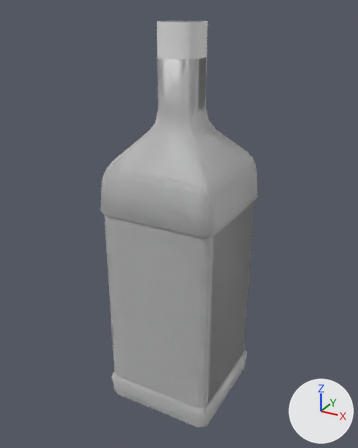
An edit to the Blender file Comeback Kitchen/Assets/Models/Olive Oil/olive_oil.blend, drawn before and after from the same camera.
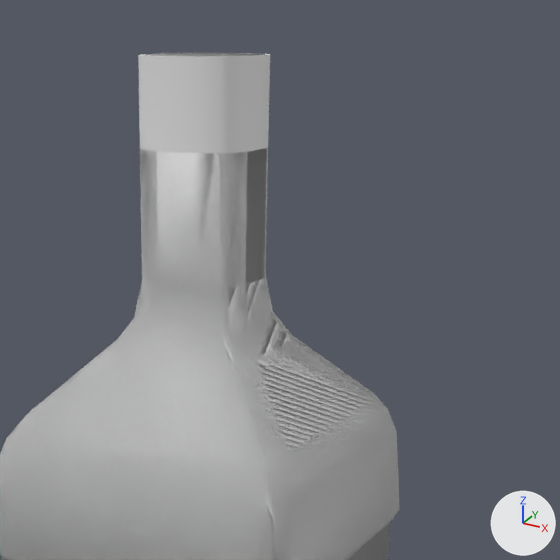
Each version appears first whole from a 50 mm camera at (0.374, -0.69, 0.688) aimed at (-0.006, 0.001, 0.343), and next in a close-up on the part from 29% to 89% of the width and 0% to 48% of the height. The lights are fixed; the arrows at lower right show +X, +Y and +Z.

Objects in the first close-up: 'Bottle', 'Oil'.
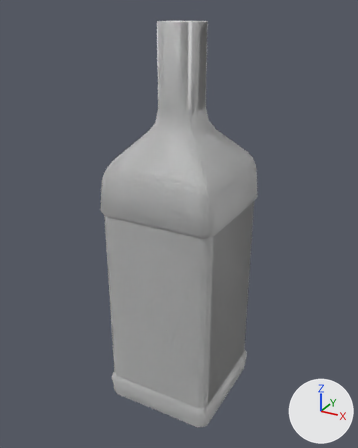
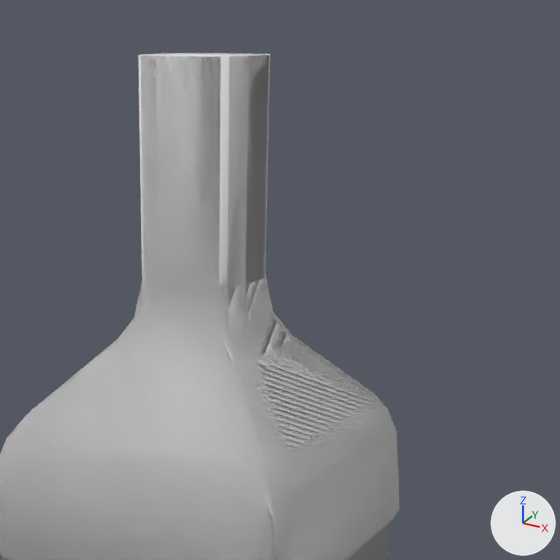
Location of each change, (x1, y1, x2, y2) in pixels of the close-ups (560 x 560 px):
'Oil', reshaped
    before: (140, 149, 268, 288)
    after: (138, 53, 270, 288)

The change, as a list of edits to the scene's bpy script:
```text
Change me_mesh_003:
    where me_mesh_003.from_pydata(...)  # 196 vertices, 186 faces; spans x -0.103..0.103, y 0.001..0.618, z -0.103..0.103
    used by ob_oil; location = (0.0, 0.0, 0.0); rotation_euler = (1.571, 0.0, 0.0), in degrees (90, 0, 0)
    me_mesh_003 part 1: all 16 vertices in x -0.034..0.034, y 0.618, z -0.034..0.034 are moved by (0.0, 0.05, 0.0)
```
